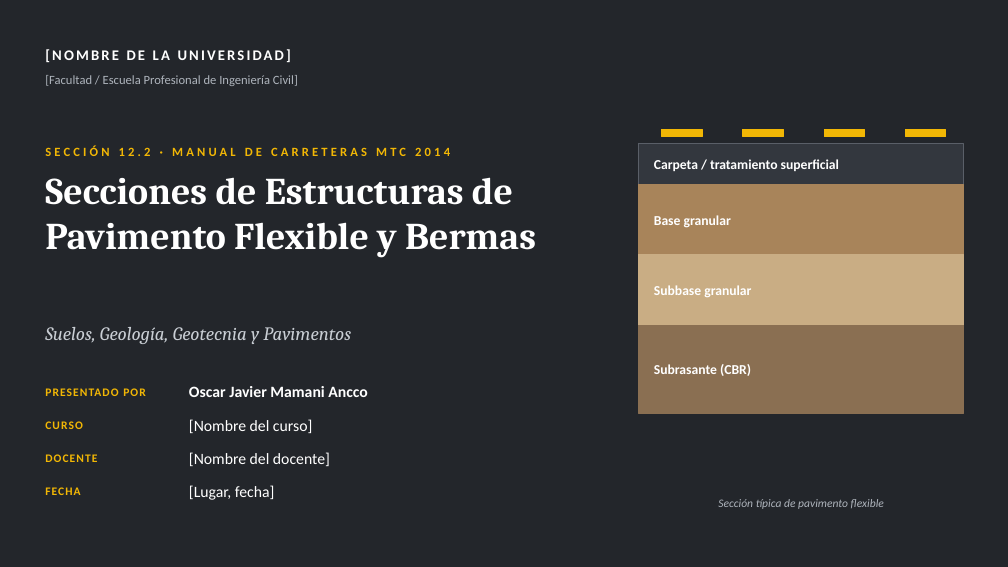
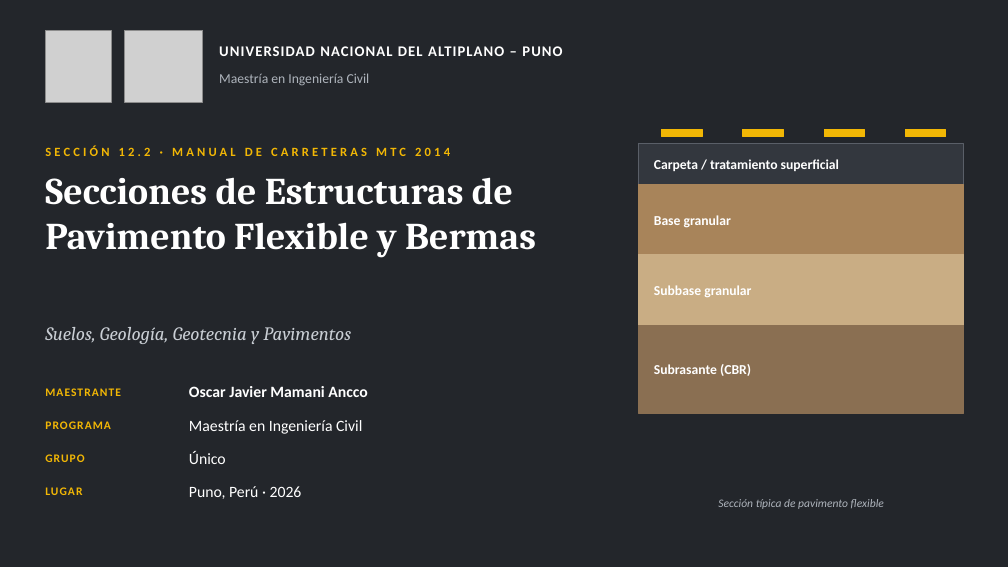
Before and after one commit to HespinozaB/Reporte-Interferencias-1, a slide deck: slide 1 of Pavimento_Flexible_y_Bermas_Oscar_Mamani.pptx. Drawn at 1008x567 pixels with LibreOffice and Linux fonts; fonts in the diff are those of the drawing; grey boxes stand for pictures. Boxes give left, top, right and bottom in pixels: in the first picture for what was removed or moved away, otherwise in the second. Text is boxed around its words. In the diff, an @@ line names an element or a change of style, - is before the commit and + after.

```diff
--- a/Pavimento_Flexible_y_Bermas_Oscar_Mamani.pptx
+++ b/Pavimento_Flexible_y_Bermas_Oscar_Mamani.pptx
@@ text removed at (45, 49, 291, 62) @@
-[NOMBRE DE LA UNIVERSIDAD]
@@ picture added at (45, 30, 111, 102) @@
@@ picture added at (125, 30, 203, 102) @@
@@ text added at (219, 46, 562, 56), 14 pt, text #FFFFFF, bold @@
+UNIVERSIDAD NACIONAL DEL ALTIPLANO – PUNO
@@ text at (219, 73, 370, 86): text changed; size 12 to 13 pt @@
-[Facultad / Escuela Profesional de Ingeniería Civil]
+Maestría en Ingeniería Civil
@@ text at (45, 388, 121, 396): text changed @@
-PRESENTADO POR
+MAESTRANTE
@@ text at (45, 421, 111, 429): text changed @@
-CURSO
+PROGRAMA
@@ text at (189, 420, 362, 434): text changed @@
-[Nombre del curso]
+Maestría en Ingeniería Civil
@@ text at (45, 454, 84, 462): text changed @@
-DOCENTE
+GRUPO
@@ text at (189, 451, 226, 464): text changed @@
-[Nombre del docente]
+Único
@@ text at (45, 487, 82, 495): text changed @@
-FECHA
+LUGAR
@@ text at (189, 486, 302, 499): text changed @@
-[Lugar, fecha]
+Puno, Perú · 2026
```
Also in this commit, not shown: 1 other slide changed.
